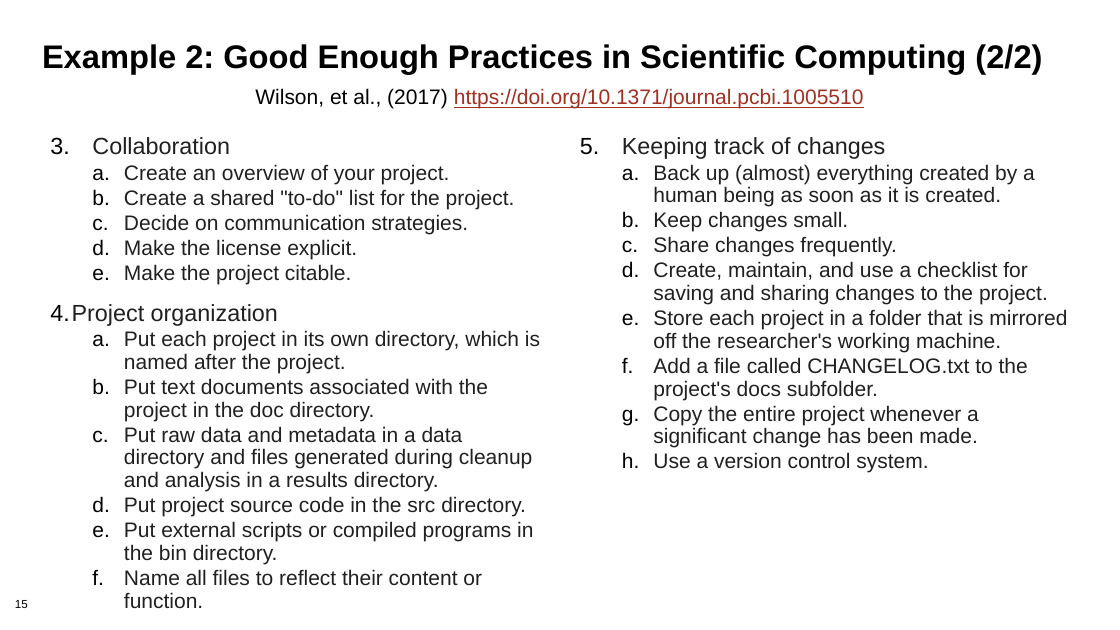
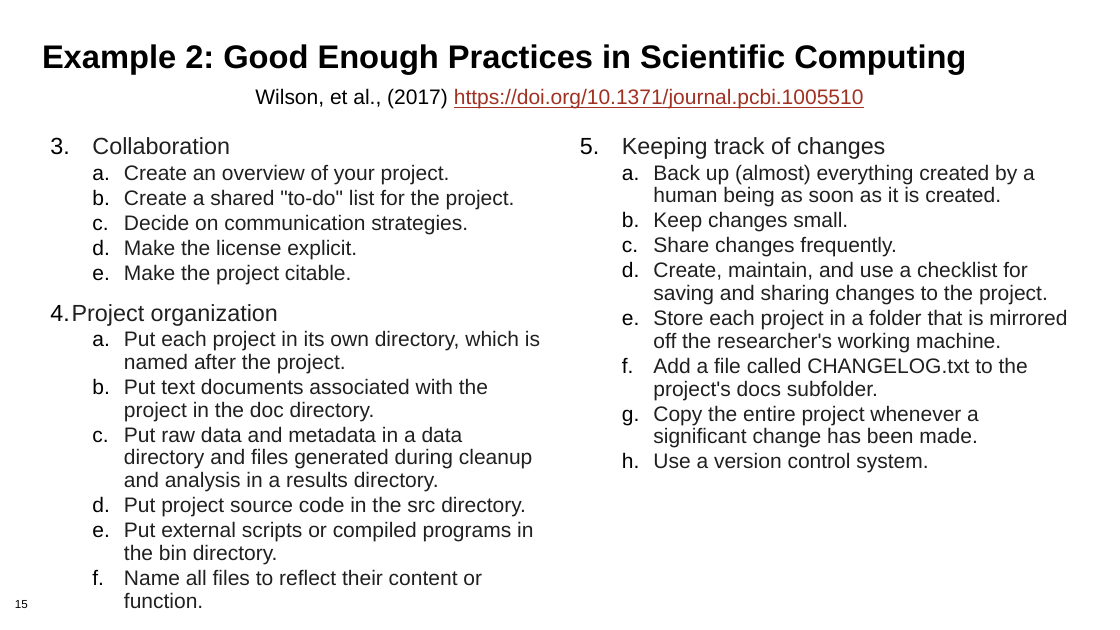
Before and after one commit to bssw-tutorial/presentations, a slide deck: slide 15 of overview.pptx. Drawn at 1120x630 pixels with LibreOffice and Linux fonts; fonts in the diff are those of the drawing; background and template pictures are left out. Boxes give left, top, right and bottom in pixels: in the first picture for what was removed or moved away, otherwise in the second. Text is boxed around its words. In the diff, an @@ line names an element or a change of style, - is before the commit and + after.

```diff
--- a/overview.pptx
+++ b/overview.pptx
@@ title at (42,44,966,74): text changed @@
-Example 2: Good Enough Practices in Scientific Computing (2/2)
+Example 2: Good Enough Practices in Scientific Computing
```
Also in this commit, not shown: 5 other slides changed, 2 slides removed, 6 other files.
